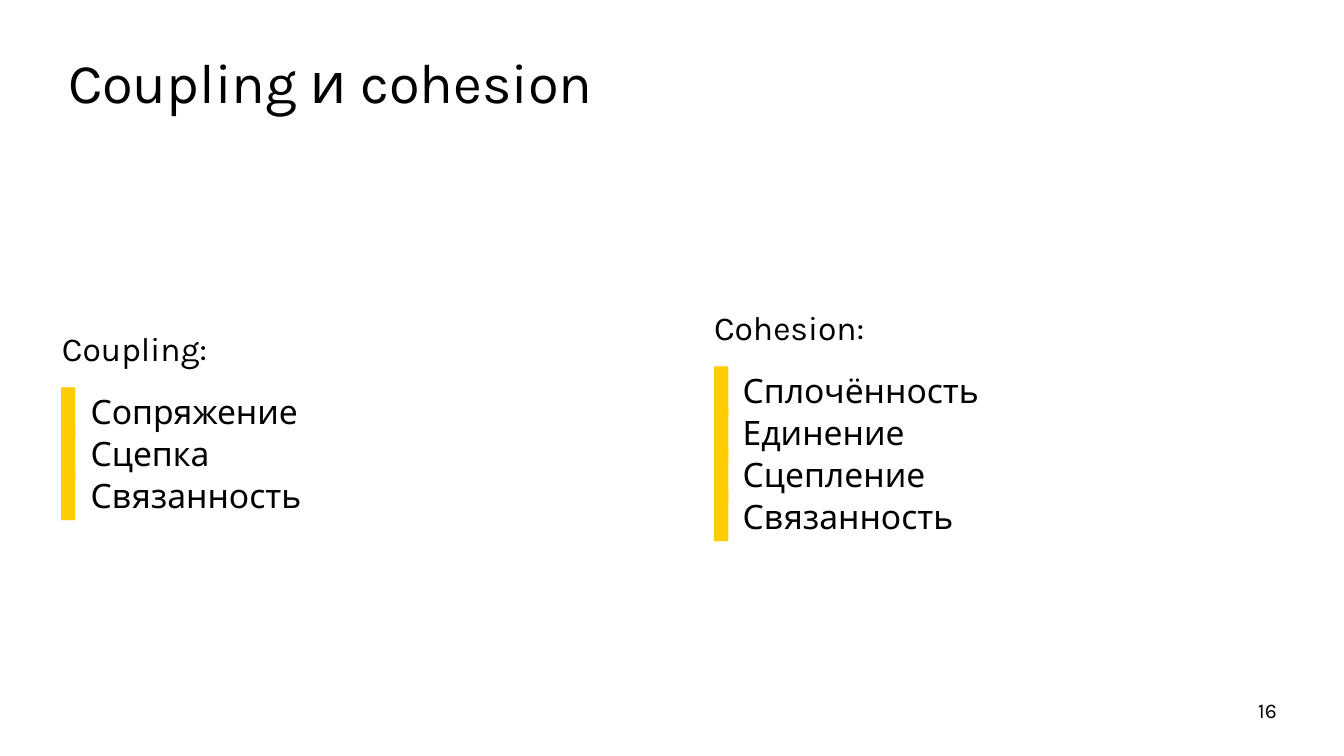
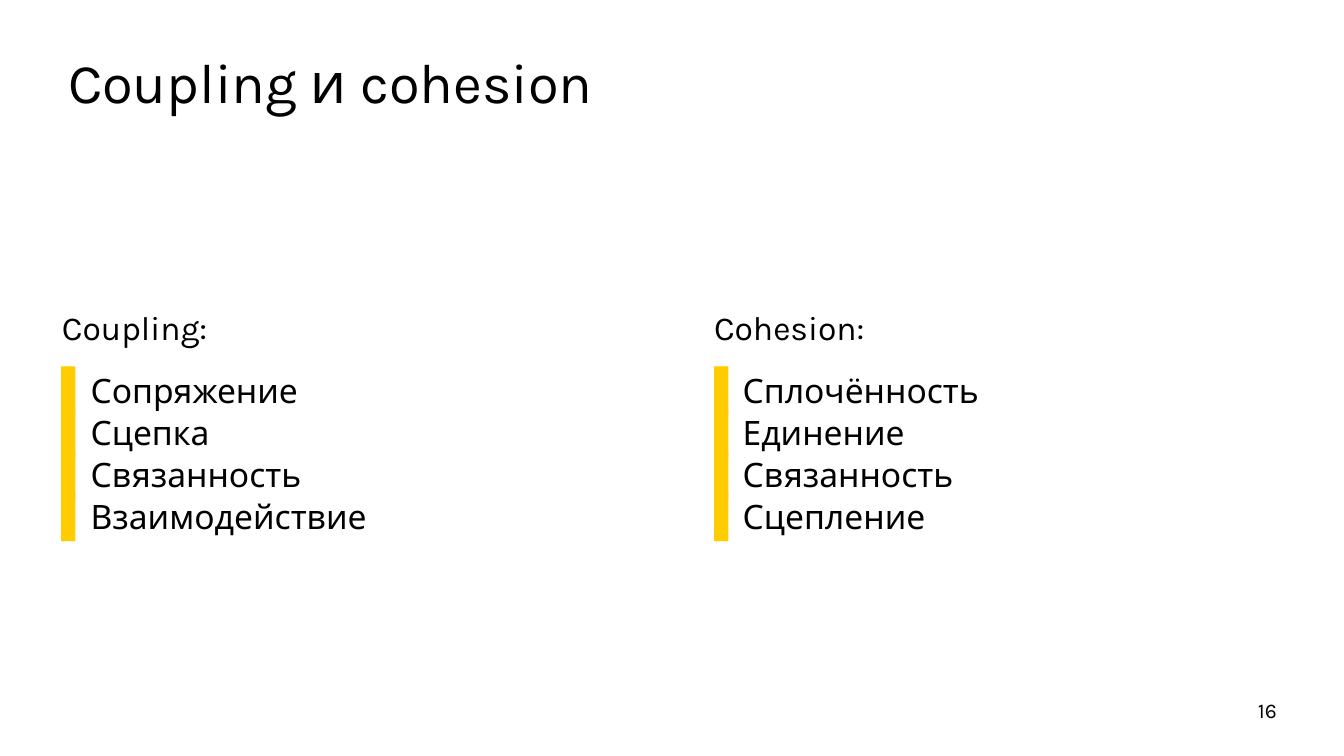
Before and after one commit to ishfb/cpprus17, a slide deck: slide 16 of slides.pptx. Drawn at 1344x756 pixels with LibreOffice and Linux fonts; fonts in the diff are those of the drawing. Boxes give left, top, right and bottom in pixels: in the first picture for what was removed or moved away, otherwise in the second. Text is boxed around its words. In the diff, an @@ line names an element or a change of style, - is before the commit and + after.

```diff
--- a/slides.pptx
+++ b/slides.pptx
@@ text at [743, 462, 954, 488]: paragraph added @@
+  ▌ Связанность
@@ text at [91, 503, 367, 536]: paragraph added @@
+  ▌ Взаимодействие
@@ text at [743, 504, 954, 530]: paragraph removed @@
-  ▌ Связанность
```
Also in this commit, not shown: 1 other slide changed.
